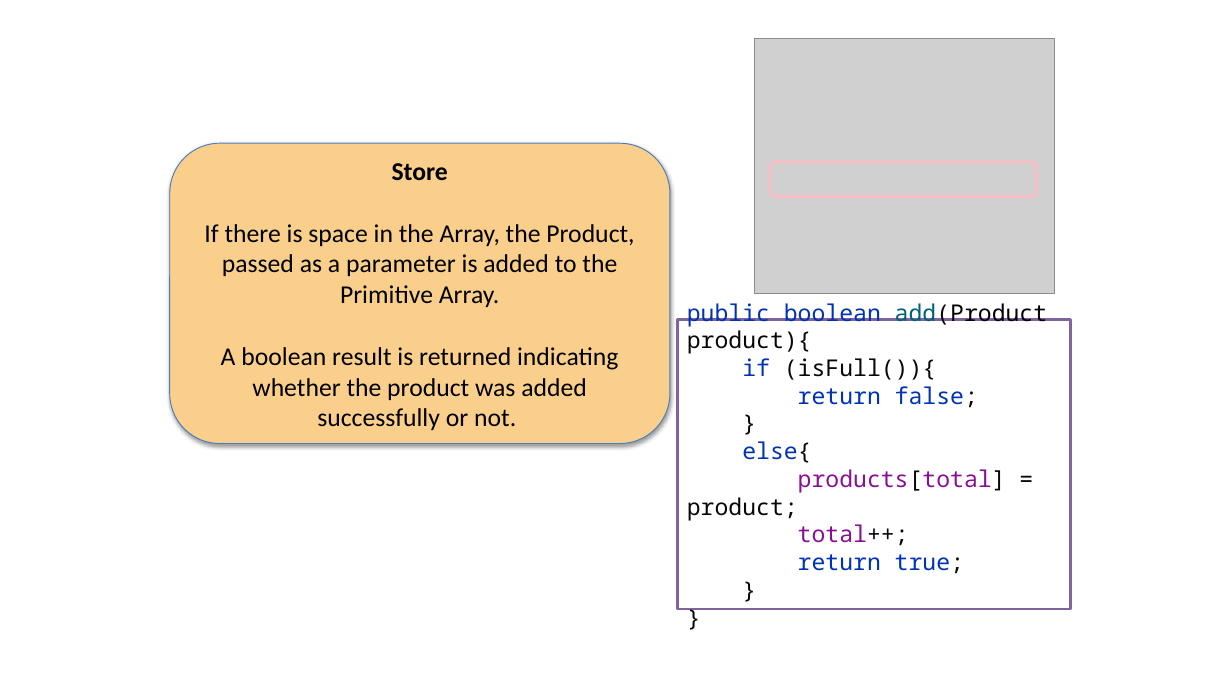
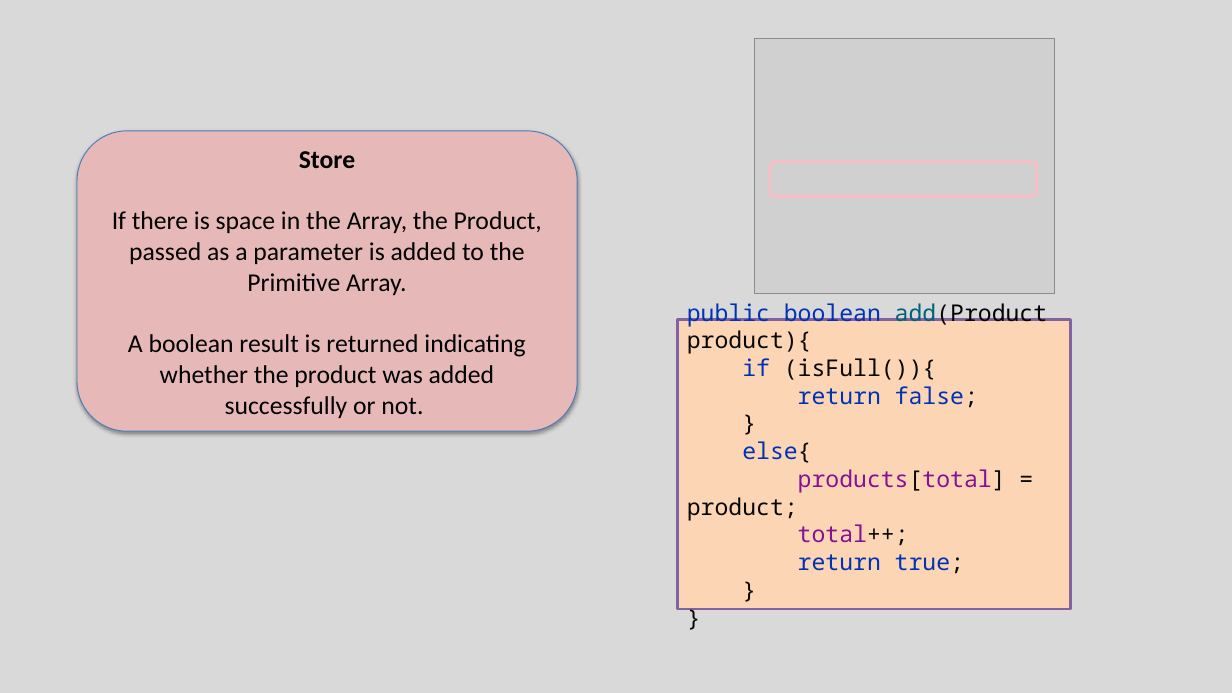
Before and after one commit to Programming-Fundamentals-SETU/prog-fund-1-sept-25, a slide deck: slide 16 of topic08-arrays-of-objects/unit-1/talk-3-array-product/c-array-product.pptx. Drawn at 1232x693 pixels with LibreOffice and Linux fonts; fonts in the diff are those of the drawing; grey boxes stand for pictures. Boxes give left, top, right and bottom in pixels: in the first picture for what was removed or moved away, otherwise in the second. Text is boxed around its words. In the diff, an @@ line names an element or a change of style, - is before the commit and + after.

Commit message:
store lecture

```diff
--- a/topic08-arrays-of-objects/unit-1/talk-3-array-product/c-array-product.pptx
+++ b/topic08-arrays-of-objects/unit-1/talk-3-array-product/c-array-product.pptx
@@ background #FFFFFF to #D9D9D9 @@
@@ rounded rectangle "Store": place and size @@
-rounded rectangle "Store" at <box>170,143,670,444</box>
+rounded rectangle "Store" at <box>77,131,577,432</box>
@@ rounded rectangle "Store" at <box>77,131,577,432</box>: fill #F9CF8B to #E6B9B8 @@
@@ rectangle "public boolean add(Product product){ if ..." at <box>677,320,1070,609</box>: fill #FFFFFF to #FCD5B5 @@
```
Also in this commit, not shown: 22 other slides changed, 14 other files.
